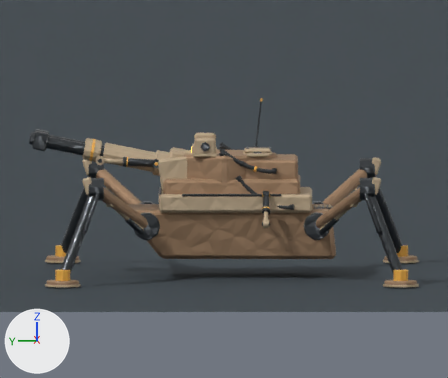
Before and after pictures for a commit that changed the Blender file content/source-art/bastion-siege-mech-v2.blend.
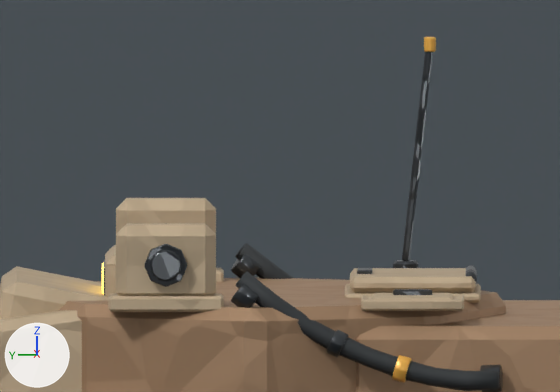
The first picture shows the older version from the file's camera 'PreviewCamera_SIDE'. The close-ups show the older and then the newer version on the part from 38% to 65% of the width and 24% to 46% of the height of that picture. Only the edits that show in the close-ups are written down. Lighting does not change. The marker at lower left points along +X, +Y and +Z.

Script lines for the objects in view, before the commit:
```python
ob_bastionarmor_accesshatch_coamingrim = bpy.data.objects.new('BastionArmor_AccessHatch_CoamingRim', me_cube_023)
ob_bastionarmor_accesshatch_coamingrim.location = (0.0, -0.34, 1.599)
ob_bastionarmor_accesshatch_doglatch = bpy.data.objects.new('BastionArmor_AccessHatch_DogLatch', me_cube_025)
ob_bastionarmor_accesshatch_doglatch.location = (0.0, -0.158, 1.655)
ob_bastionarmor_accesshatch_hatchplate = bpy.data.objects.new('BastionArmor_AccessHatch_HatchPlate', me_cube_024)
ob_bastionarmor_accesshatch_hatchplate.location = (0.0, -0.34, 1.633)
ob_bastionarmor_accesshatch_hingebar = bpy.data.objects.new('BastionArmor_AccessHatch_HingeBar', me_cylinder_062)
ob_bastionarmor_accesshatch_hingebar.location = (0.0, -0.561, 1.643)
ob_bastionarmor_trunnionbracket_cheekblock_l = bpy.data.objects.new('BastionArmor_TrunnionBracket_CheekBlock_L', me_cube_026)
ob_bastionarmor_trunnionbracket_cheekblock_l.location = (-0.561, 0.35, 1.718)
ob_bastionsiegemech_greeblehandle_l = bpy.data.objects.new('BastionSiegeMech_GreebleHandle_L', me_bastionsiegemech_greeblehandle_l_mesh)
ob_bastionsiegemech_greeblehandle_l.location = (-0.44, -0.34, 1.626)
ob_bastionsiegemech_greeblehatch_l = bpy.data.objects.new('BastionSiegeMech_GreebleHatch_L', me_bastionsiegemech_greeblehatch_l_mesh)
ob_bastionsiegemech_greeblehatch_l.location = (-0.44, -0.34, 1.602)
ob_bastionsiegemechsensor_antennabase = bpy.data.objects.new('BastionSiegeMechSensor_AntennaBase', me_cylinder_033)
ob_bastionsiegemechsensor_antennabase.location = (0.38, -0.32, 1.625)
ob_bastionsiegemechturret_siegefeederconduit_l_hose = bpy.data.objects.new('BastionSiegeMechTurret_SiegeFeederConduit_L_Hose', me_bastionsiegemechturret_siegefeederconduit_l_hose_mesh)
ob_bastionsiegemechturret_siegefeederconduit_l_hose.location = (-0.06, 0.0, -0.36)
# also in view: 'BastionSiegeMechDualGun_MantletBlock' at (0.0, 0.67, 1.41); 'BastionSiegeMechTurret_MantletHousing' at (0.0, 0.65, 1.36); 'BastionArmor_TrunnionBracket_CheekBlock_R' at (0.56, 0.35, 1.72); 'BastionSiegeMechSensor_AntennaMast' at (0.38, -0.35, 1.97); 'BastionSiegeMechSensor_Visor_Housing' at (0.0, 0.45, 1.64)
```
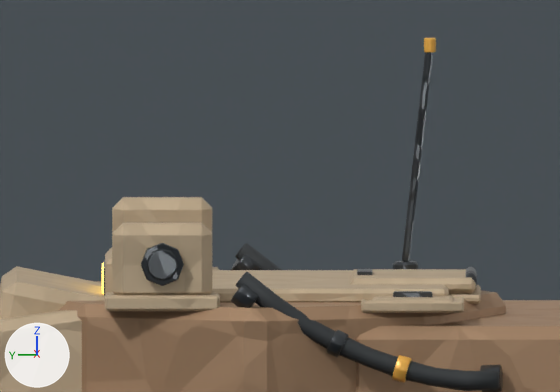
The change in detail:
me_bastionsiegemech_greeblehatch_l_mesh has 48 vertices, 92 faces and spans x -0.136..0.136, y -0.144..0.144, z -0.016..0.02.
me_bastionsiegemech_greeblehatch_l_mesh is used by ob_bastionsiegemech_greeblehatch_l; location (-0.44, -0.34, 1.602).
me_bastionsiegemech_greeblehatch_l_mesh part 1: 6 faces centred in x -0.132..0.132, y -0.14..0.14, z -0.016..-0.014 are repainted in the vertex colours; the middle colour goes from green #a8e100 to green #a8e300.
me_bastionsiegemech_greeblehatch_l_mesh part 2: 16 faces centred in x -0.136..0.136, y -0.144..0.144, z -0.012..-0.003 are repainted in the vertex colours; the middle colour goes from yellow #c6e100 to yellow #c6e300.
me_bastionsiegemech_greeblehandle_l_mesh has 24 vertices, 44 faces and spans x -0.0125..0.0125, y -0.0547..0.0547, z -0.011..0.011.
me_bastionsiegemech_greeblehandle_l_mesh is used by ob_bastionsiegemech_greeblehandle_l; location (-0.44, -0.34, 1.626).
me_bastionsiegemech_greeblehandle_l_mesh part 3: 30 faces centred in x -0.0125..0.0125, y -0.0547..0.0547, z -0.0023..0.011 are repainted in the vertex colours; the middle colour goes from yellow #e5e100 to yellow #e5e600.
Mesh me_bastionsiegemecharmor_turretroofshield_mesh is new.
It has 24 vertices, 44 faces and spans x -0.42..0.42, y -0.44..0.28, z 1.537..1.582.
It uses material mat_bastionsiegemech_lightarmor.
Object 'BastionSiegeMechSensor_AntennaBase' (ob_bastionsiegemechsensor_antennabase) moves from (0.38, -0.32, 1.625) to (0.38, -0.32, 1.623).
Object 'BastionArmor_AccessHatch_CoamingRim' (ob_bastionarmor_accesshatch_coamingrim) moves from (0.0, -0.34, 1.599) to (0.0, -0.34, 1.595).
Object 'BastionArmor_AccessHatch_HatchPlate' (ob_bastionarmor_accesshatch_hatchplate) moves from (0.0, -0.34, 1.633) to (0.0, -0.34, 1.63).
Object 'BastionArmor_AccessHatch_HingeBar' (ob_bastionarmor_accesshatch_hingebar) moves from (0.0, -0.561, 1.643) to (0.0, -0.561, 1.639).
Object 'BastionArmor_AccessHatch_DogLatch' (ob_bastionarmor_accesshatch_doglatch) moves from (0.0, -0.158, 1.655) to (0.0, -0.158, 1.652).
Object 'BastionArmor_TrunnionBracket_CheekBlock_L' (ob_bastionarmor_trunnionbracket_cheekblock_l) moves from (-0.561, 0.35, 1.718) to (-0.556, 0.36, 1.72).
Object 'BastionArmor_TrunnionBracket_TrunnionPin_L' (ob_bastionarmor_trunnionbracket_trunnionpin_l) moves from (-0.575, 0.35, 1.718) to (-0.57, 0.36, 1.72).
Object 'BastionArmor_TrunnionBracket_RetentionCap_L' (ob_bastionarmor_trunnionbracket_retentioncap_l) moves from (-0.639, 0.35, 1.718) to (-0.634, 0.36, 1.72).
Object 'BastionArmor_TrunnionBracket_MountFlange_L' (ob_bastionarmor_trunnionbracket_mountflange_l) moves from (-0.561, 0.35, 1.608) to (-0.556, 0.36, 1.61).
Object 'BastionArmor_TrunnionBracket_CheekBlock_R' (ob_bastionarmor_trunnionbracket_cheekblock_r) moves from (0.561, 0.35, 1.718) to (0.565, 0.36, 1.72).
Object 'BastionArmor_TrunnionBracket_MountFlange_R' (ob_bastionarmor_trunnionbracket_mountflange_r) moves from (0.561, 0.35, 1.608) to (0.565, 0.36, 1.61).
Object 'BastionSiegeMech_GreebleHatch_L' (ob_bastionsiegemech_greeblehatch_l) moves from (-0.44, -0.34, 1.602) to (-0.44, -0.34, 1.597).
Object 'BastionSiegeMech_GreebleHandle_L' (ob_bastionsiegemech_greeblehandle_l) moves from (-0.44, -0.34, 1.626) to (-0.44, -0.34, 1.621).
Object 'BastionSiegeMechArmor_TurretRoofShield' (ob_bastionsiegemecharmor_turretroofshield) is new; it shows me_bastionsiegemecharmor_turretroofshield_mesh.
Its location is (0.0, 0.0, 0.054).

Where the change shows, as pixel boxes (x1, y1, x2, y2) in the close-ups (560 x 392 px):
'BastionArmor_TrunnionBracket_CheekBlock_L', moved
    before: (116, 223, 216, 296)
    after: (112, 223, 212, 295)
'BastionSiegeMechArmor_TurretRoofShield', added
    after: (212, 270, 449, 302)
'BastionArmor_AccessHatch_HatchPlate', moved
    before: (350, 268, 476, 293)
    after: (350, 269, 476, 294)
'BastionArmor_TrunnionBracket_CheekBlock_R', moved
    before: (116, 198, 216, 234)
    after: (112, 197, 212, 233)
'BastionArmor_TrunnionBracket_MountFlange_L', moved
    before: (108, 293, 224, 312)
    after: (105, 292, 220, 311)
'BastionSiegeMech_GreebleHatch_L', moved
    before: (361, 293, 464, 311)
    after: (361, 295, 464, 313)
'BastionArmor_TrunnionBracket_TrunnionPin_L', moved
    before: (150, 249, 182, 281)
    after: (146, 249, 178, 281)
'BastionArmor_TrunnionBracket_RetentionCap_L', moved
    before: (145, 244, 187, 287)
    after: (141, 243, 184, 286)
'BastionArmor_AccessHatch_CoamingRim', moved
    before: (345, 284, 481, 303)
    after: (449, 285, 481, 304)
'BastionSiegeMech_GreebleHandle_L', recoloured, moved
    before: (393, 289, 432, 295)
    after: (393, 291, 432, 297)
'BastionSiegeMechSensor_AntennaBase', moved
    before: (393, 260, 418, 268)
    after: (393, 261, 418, 269)
'BastionArmor_AccessHatch_HingeBar', moved
    before: (466, 266, 477, 284)
    after: (466, 267, 477, 285)
'BastionArmor_TrunnionBracket_MountFlange_R', moved (mostly hidden afterwards)
    before: (216, 268, 224, 282)
    after: (212, 267, 220, 270)
'BastionArmor_AccessHatch_DogLatch', moved
    before: (357, 268, 372, 274)
    after: (357, 269, 372, 275)
part 1 of me_bastionsiegemech_greeblehatch_l_mesh, recoloured
    before: (363, 309, 453, 311)
    after: (363, 311, 456, 313)
part 2 of me_bastionsiegemech_greeblehatch_l_mesh, recoloured
    both: (361, 304, 464, 311)
